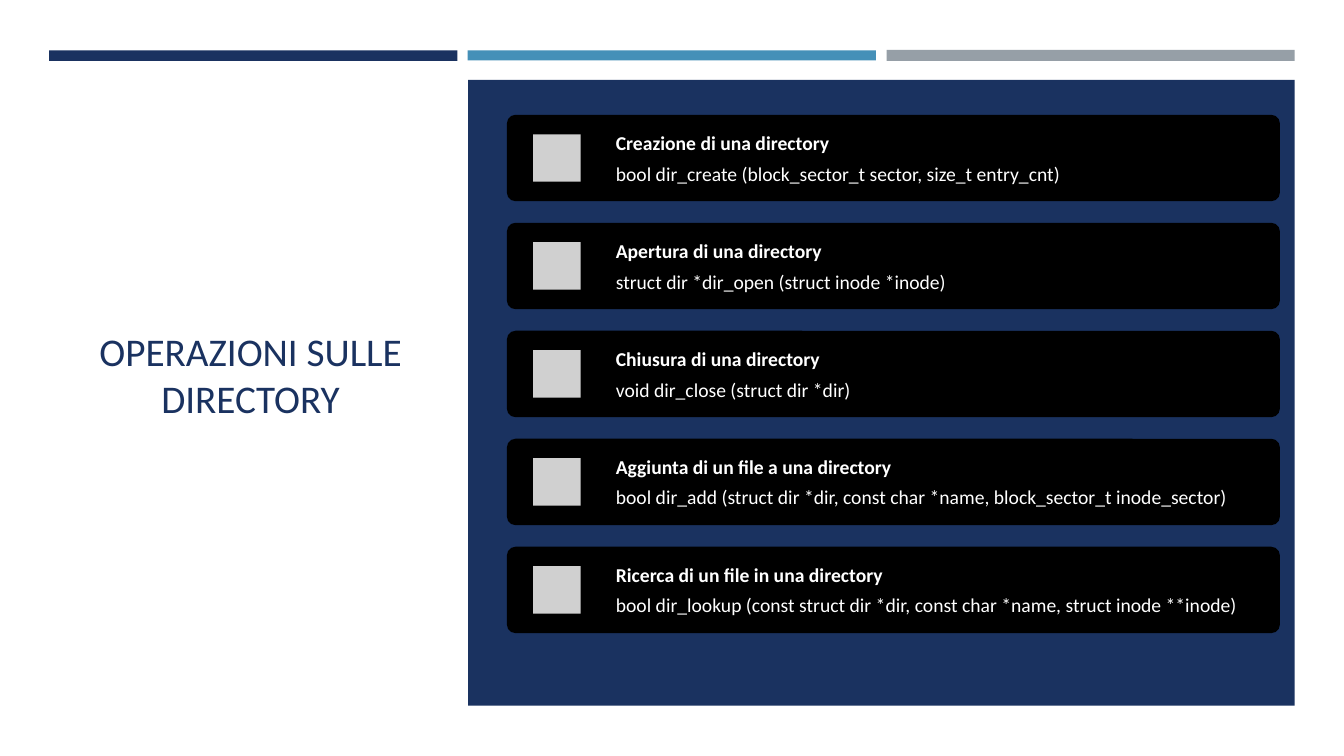
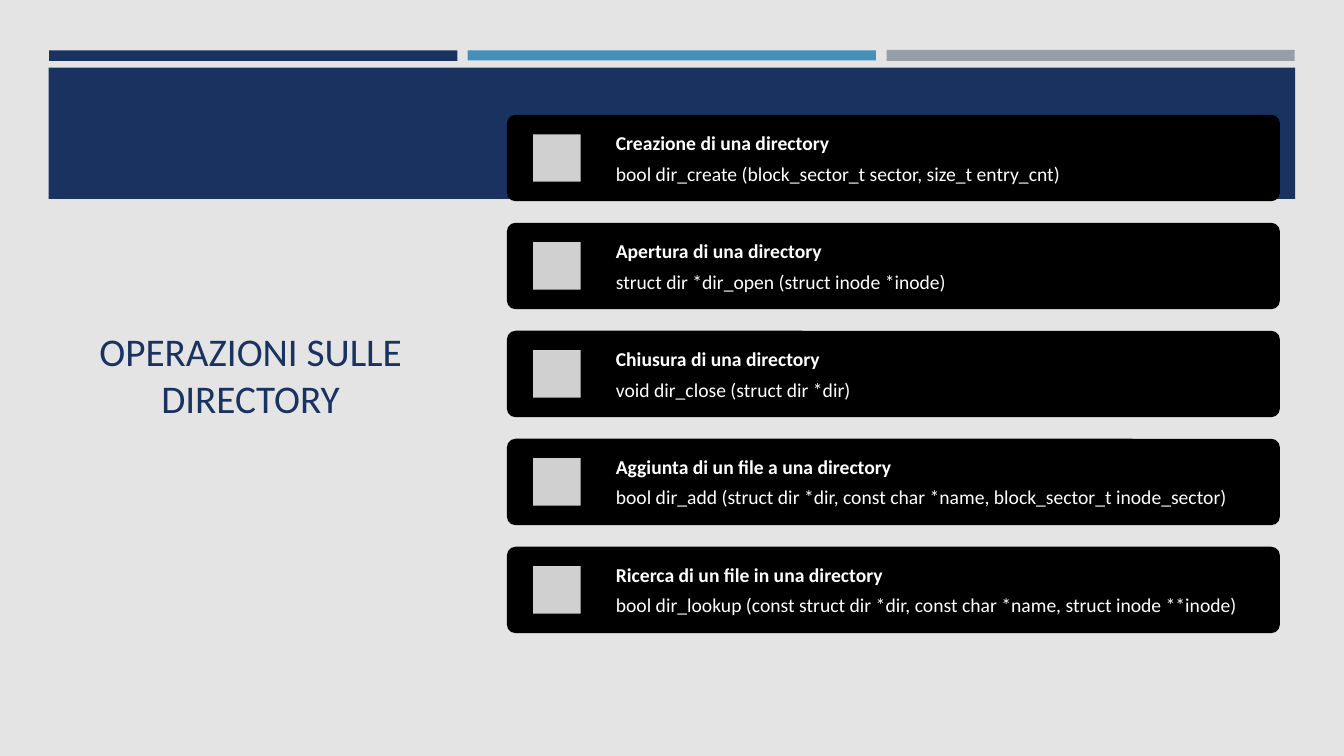
Before and after one commit to ProgrammazioneDiSistema2023-IA-ZZ/Group07, a slide deck: slide 6 of PintOS - File System.pptx. Drawn at 1344x756 pixels with LibreOffice and Linux fonts; fonts in the diff are those of the drawing; grey boxes stand for pictures. Boxes give left, top, right and bottom in pixels: in the first picture for what was removed or moved away, otherwise in the second. Text is boxed around its words. In the diff, an @@ line names an element or a change of style, - is before the commit and + after.

Commit message:
color fix

```diff
--- a/PintOS - File System.pptx
+++ b/PintOS - File System.pptx
@@ background gradient #757575 to #343434 to #E4E4E4 @@
@@ rectangle removed at (x1=0, y1=0, x2=1344, y2=756) @@
@@ rectangle removed at (x1=49, y1=50, x2=458, y2=60) @@
@@ rectangle added at (x1=49, y1=50, x2=458, y2=60), fill #1A3260 @@
@@ rectangle removed at (x1=468, y1=50, x2=876, y2=60) @@
@@ rectangle added at (x1=468, y1=50, x2=876, y2=60), fill #4590B8 @@
@@ rectangle removed at (x1=886, y1=50, x2=1295, y2=62) @@
@@ rectangle added at (x1=886, y1=50, x2=1295, y2=62), fill #969FA7 @@
@@ rectangle added at (x1=48, y1=68, x2=1296, y2=199), fill #1A3260 @@
@@ rectangle removed at (x1=468, y1=80, x2=1295, y2=706) @@
```
Also in this commit, not shown: 5 other slides changed.
